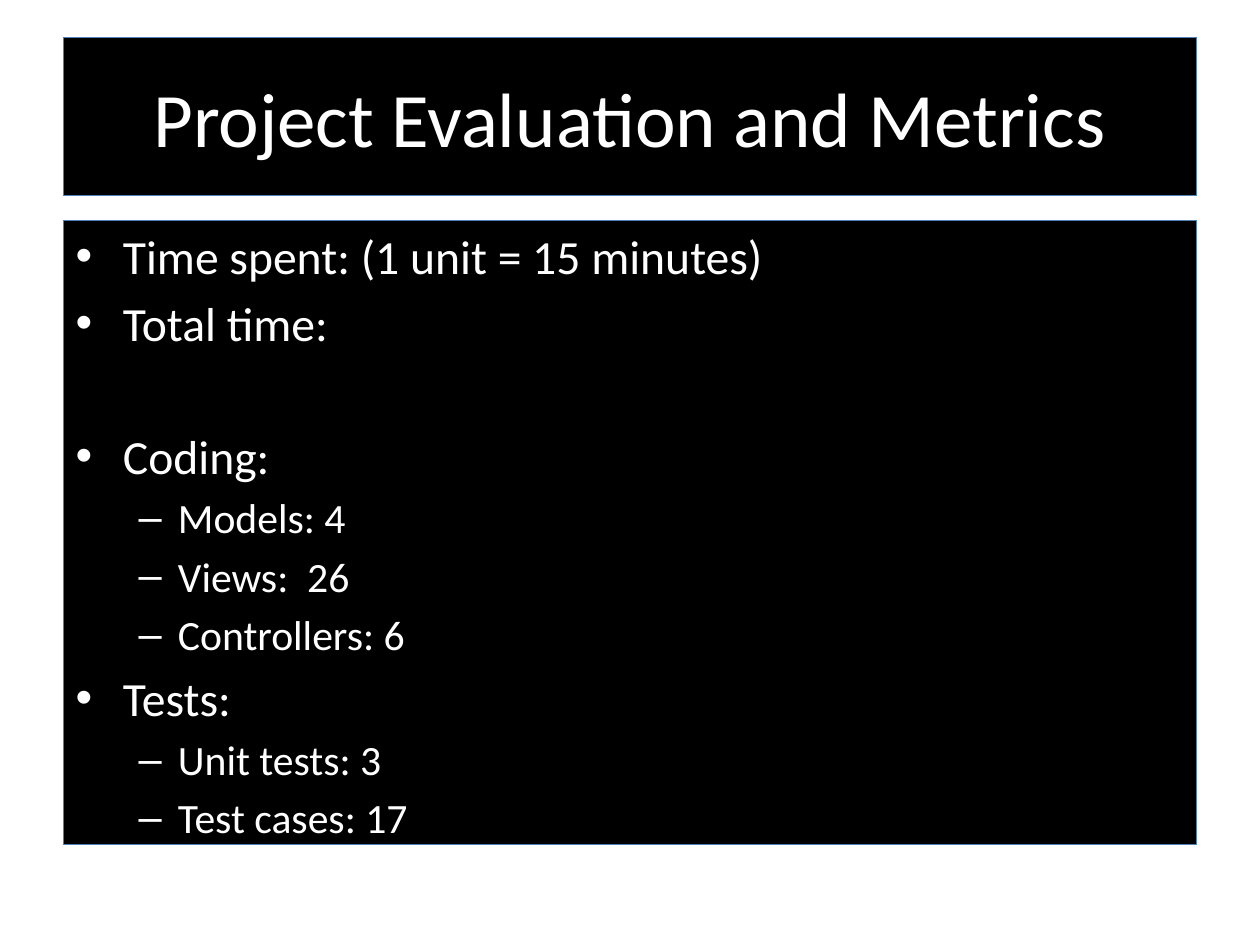
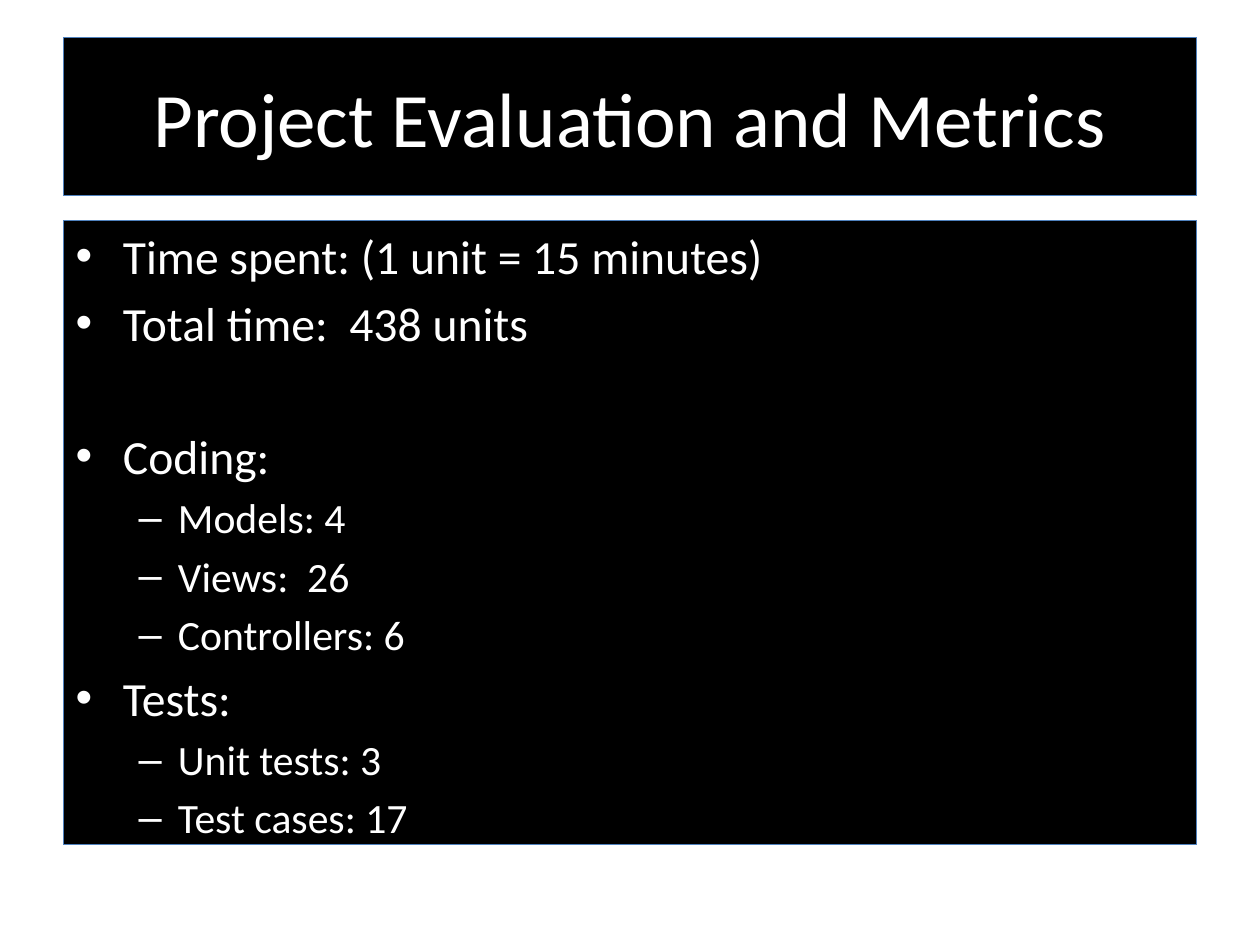
Before and after one commit to RedTeamCOSC470/Documentation, a slide deck: slide 23 of Stargazer.pptx. Drawn at 1260x945 pixels with LibreOffice and Linux fonts; fonts in the diff are those of the drawing; background and template pictures are left out. Boxes give left, top, right and bottom in pixels: in the first picture for what was removed or moved away, otherwise in the second. Text is boxed around its words. In the diff, an @@ line names an element or a change of style, - is before the commit and + after.

```diff
--- a/Stargazer.pptx
+++ b/Stargazer.pptx
@@ text at (123, 308, 528, 342): text changed @@
-• Total time:
+• Total time: 438 units
```
Also in this commit, not shown: 3 other slides changed, 1 other file.
